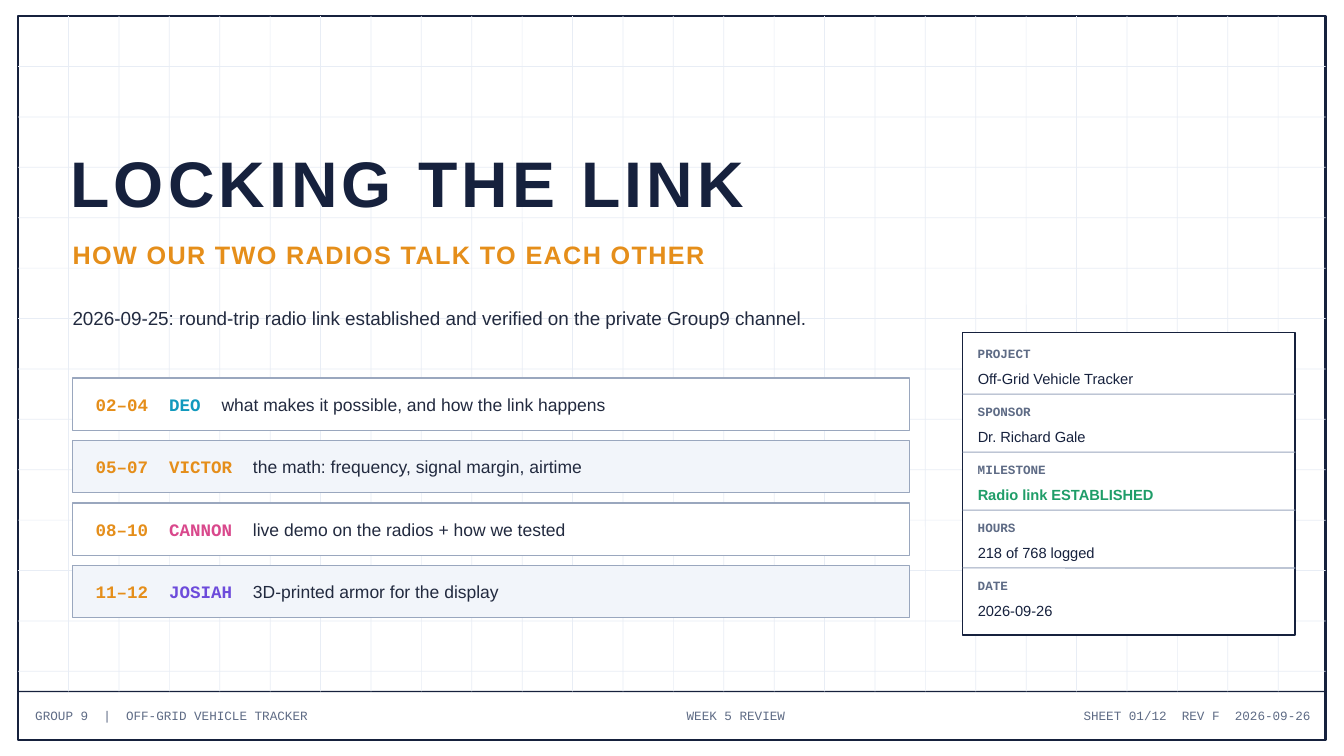
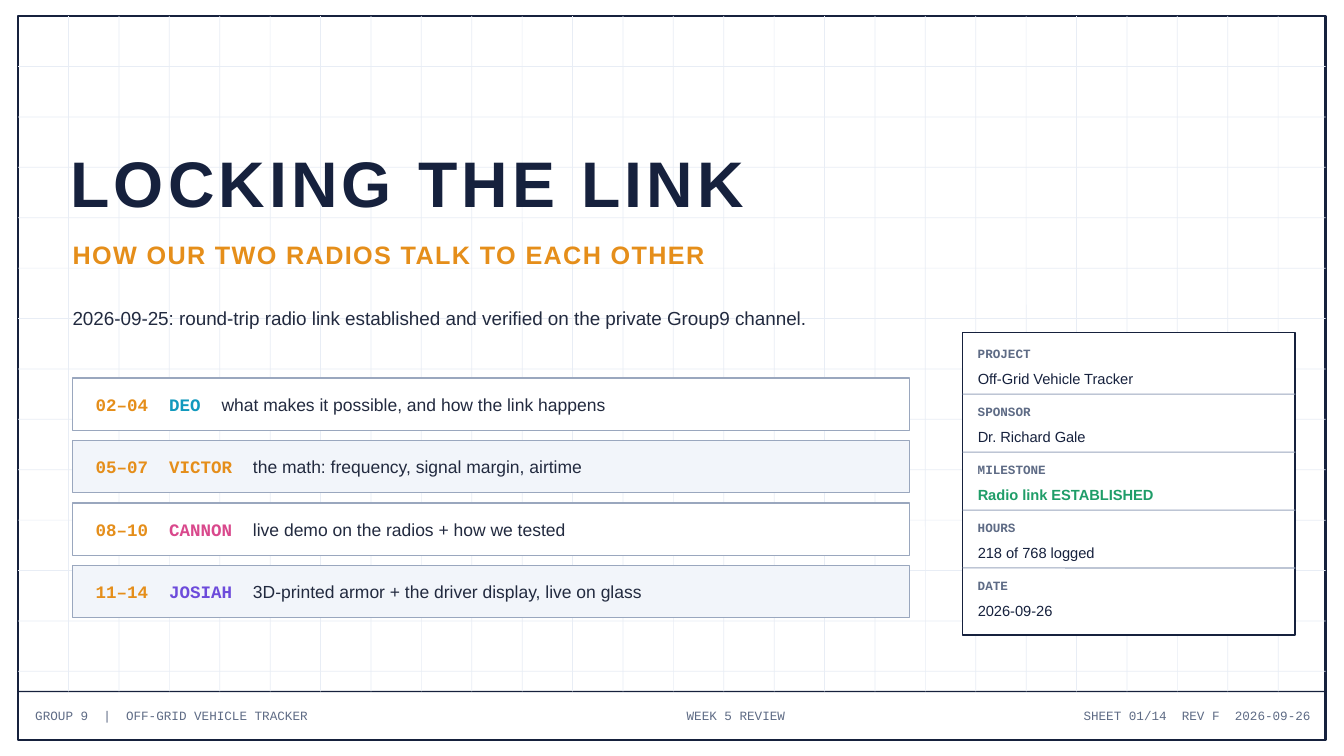
Before and after one commit to deosgracius/offgrid-vehicle-tracker, a slide deck: slide 1 of docs/presentations/Group9_Presentation5_RadioLink.pptx. Drawn at 1344x756 pixels with LibreOffice and Linux fonts; fonts in the diff are those of the drawing. Boxes give left, top, right and bottom in pixels: in the first picture for what was removed or moved away, otherwise in the second. Text is boxed around its words. In the diff, an @@ line names an element or a change of style, - is before the commit and + after.

```diff
--- a/docs/presentations/Group9_Presentation5_RadioLink.pptx
+++ b/docs/presentations/Group9_Presentation5_RadioLink.pptx
@@ text at bbox=[96, 585, 642, 602]: text changed @@
-11–12 JOSIAH 3D-printed armor for the display
+11–14 JOSIAH 3D-printed armor + the driver display, live on glass
@@ text at bbox=[1084, 711, 1311, 720]: text changed @@
-SHEET 01/12 REV F 2026-09-26
+SHEET 01/14 REV F 2026-09-26
```
Also in this commit, not shown: 11 other slides changed, 2 slides added, 2 other files.
